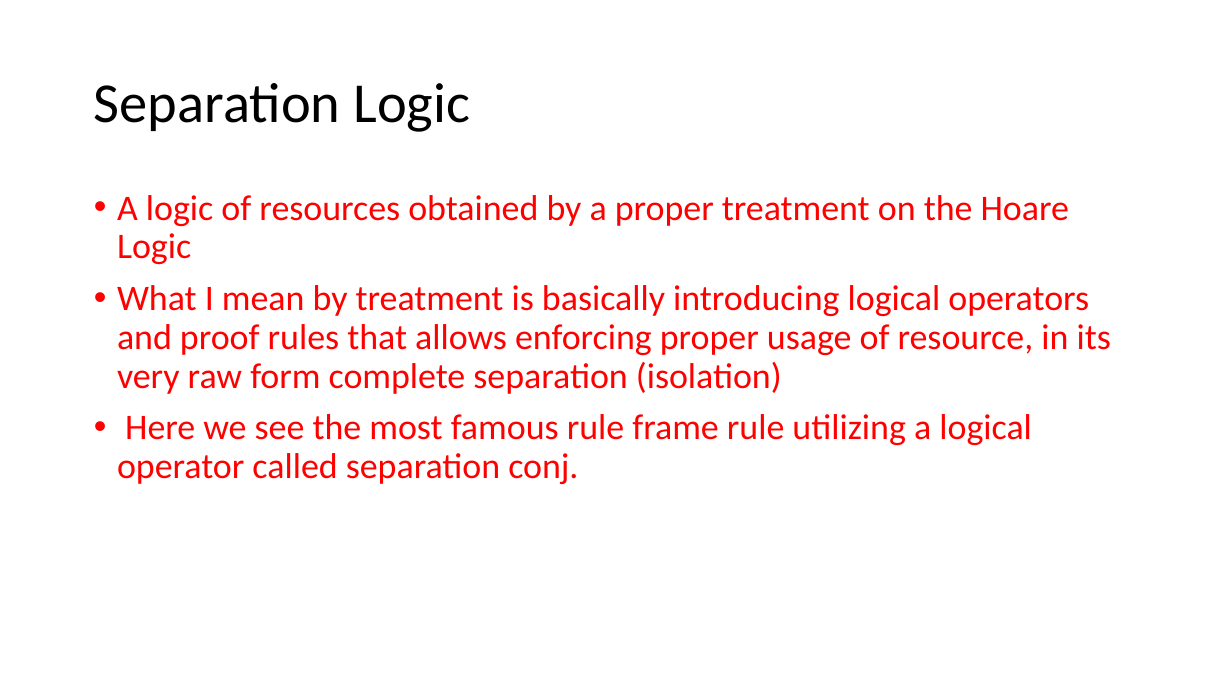
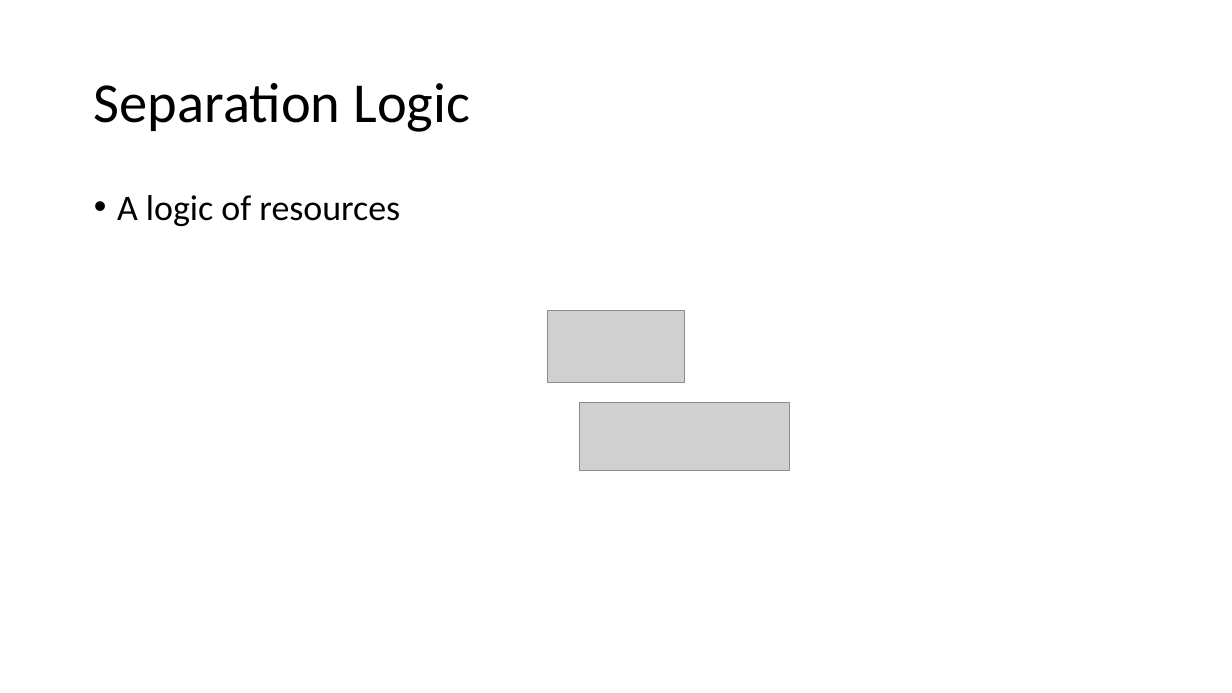
Before and after one commit to Contingent-Systems/modal_abstractions_presentations, a slide deck: slide 6 of thesis_proposal/proposal.pptx (slide 4 before the commit). Drawn at 1232x693 pixels with LibreOffice and Linux fonts; fonts in the diff are those of the drawing; grey boxes stand for pictures. Boxes give left, top, right and bottom in pixels: in the first picture for what was removed or moved away, otherwise in the second. Text is boxed around its words. In the diff, an @@ line names an element or a change of style, - is before the commit and + after.

```diff
--- a/thesis_proposal/proposal.pptx
+++ b/thesis_proposal/proposal.pptx
@@ text at box(117, 195, 400, 226): text changed; text colour #FF0000 to #000000 @@
-• A logic of resources obtained by a proper treatment on the Hoare Logic
-• What I mean by treatment is basically introducing logical operators and proof rules that allows enforcing proper usage of resource, in its very raw form complete separation (isolation)
-• Here we see the most famous rule frame rule utilizing a logical operator called separation conj.
+• A logic of resources
@@ picture added at box(547, 311, 685, 383) @@
@@ picture added at box(579, 403, 790, 471) @@
```
Also in this commit, not shown: 4 other slides changed, 18 slides added, 3 slides removed.
